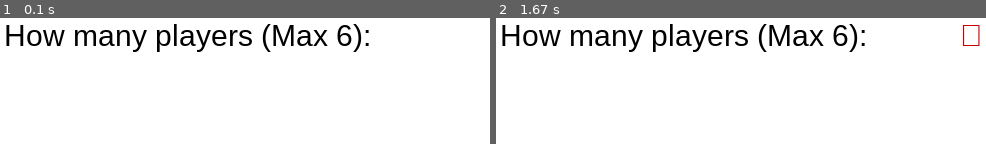
Above: before the commit, frames 1-2 (left to right).
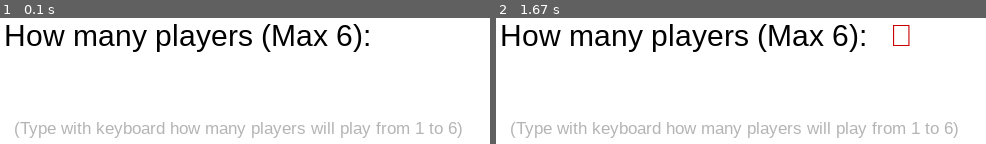
Above: after the commit, the same moments.

Repository: alumppio/ot-harjoitustyo
Game: pygame game, started from src/main.py
Two runs of this game, one before a commit and one after it. Both use one fixed random seed, a clock stepped at 60 frames per second and the inputs below.
Inputs:
- Up to frame 1 (0.1 s): no input
- Up to frame 2 (1.67 s): hold Esc 0.33-0.8 s

The runs differ from the first frame. In frame 1, 3.0% of the frame differs, in the area x 3-95%, y 82-96%; in frame 2, 3.3%, in the area x 3-99%, y 5-96%.

Commit message:
testausta päivitetty

Diff:
--- a/src/config/game_setup.py
+++ b/src/config/game_setup.py
@@ -1,6 +1,6 @@
 import pygame
 from repositories.constants import WHITE, RED, START_FONT, START_TEXT_NAME \
-    , SCREEN, START_TEXT_PLAYERS, BLACK
+    , SCREEN, START_TEXT_PLAYERS, BLACK, START_TIP_AMOUNT, START_TIP_NAMES
 from config.dice import Dices
 from config.player import Player
 from config.gui import EventHandler
@@ -20,7 +20,6 @@
     def name_setup_loop(self, player, player_number):
         '''A method that can be used to check occured events and sets the
         players name that was written'''
-        SCREEN.blit(START_TEXT_NAME, pygame.Rect(40, 300, 20, 30))
         for event in pygame.event.get():
             if event.type == pygame.KEYDOWN:
                 if event.key == pygame.K_BACKSPACE and 0 < len(self.name):
@@ -36,8 +35,8 @@
         self.draw_name_setup(name, player_number)
 
     def amount_of_players_loop(self):
-        SCREEN.blit(START_TEXT_PLAYERS, pygame.Rect(40, 300, 20, 30))
         for event in pygame.event.get():
+            print(event)
             if event.type == pygame.KEYDOWN:
                 if event.key == pygame.K_BACKSPACE and 0 < len(self.players_amount):
                     self.players_amount = self.players_amount[:-1]
@@ -86,8 +85,9 @@
 
     def draw_amount_setup(self, number):
         SCREEN.fill(WHITE)
-        SCREEN.blit(number, pygame.Rect(500, 200, 20, 30))
+        SCREEN.blit(number, pygame.Rect(430, 200, 20, 30))
         SCREEN.blit(START_TEXT_PLAYERS, pygame.Rect(40, 200, 20, 30))
+        SCREEN.blit(START_TIP_AMOUNT, pygame.Rect(50, 300, 100, 30))
         pygame.display.flip()
 
     def draw_name_setup(self, name, player_number):
@@ -97,4 +97,5 @@
         SCREEN.blit(START_TEXT_NAME, pygame.Rect(40, 200, 20, 30))
         player = START_FONT.render(f'Player{player_number+1}', True, BLACK, WHITE)
         SCREEN.blit(player, pygame.Rect(40, 150, 20, 30))
+        SCREEN.blit(START_TIP_NAMES, pygame.Rect(50, 300, 100, 30))
         pygame.display.flip()
--- a/src/config/player.py
+++ b/src/config/player.py
@@ -166,7 +166,7 @@
         for i in range(1, 7):
             if isinstance(self.minutes[i], int):
                 points += self.minutes[i]
-        if points >= 52:
+        if points >= 63:
             return points
         return 0
 
--- a/src/config/visual/draw_end_game.py
+++ b/src/config/visual/draw_end_game.py
@@ -1,6 +1,6 @@
 import pygame
 from services.connection import CONNECTION
-from repositories.constants import SCREEN, END_FONT, END_TEXT, BLACK, WHITE
+from repositories.constants import SCREEN, END_FONT, END_TEXT, BLACK, WHITE, END_TIP
 
 class DrawEndGame:
     def __init__(self):
@@ -10,6 +10,7 @@
         self.count = 1
         SCREEN.fill(WHITE)
         SCREEN.blit(END_TEXT, pygame.Rect(50, 30, 20, 30))
+        SCREEN.blit(END_TIP, pygame.Rect(30, 400, 20, 30))
         pygame.display.flip()
 
     def draw_high_scores(self):
--- a/src/repositories/constants.py
+++ b/src/repositories/constants.py
@@ -24,19 +24,27 @@
 FONT = pygame.font.SysFont('arial', 12)
 START_FONT = pygame.font.SysFont('arial', 30)
 END_FONT = pygame.font.SysFont('arial', 28)
+TIP_FONT = pygame.font.SysFont('arial', 17)
 
+START_TIP_AMOUNT = TIP_FONT.render(
+    '(Type with keyboard how many players will play from 1 to 6)', True, GRAY, WHITE)
+START_TIP_NAMES = TIP_FONT.render(
+    '(Type your name using the keyboard)', True, GRAY, WHITE)
 START_TEXT_PLAYERS = START_FONT.render(
     'How many players (Max 6):', True, BLACK, WHITE)
 START_TEXT_NAME = START_FONT.render(
     'Choose your name (Max 8 char.):', True, BLACK, WHITE)
 END_TEXT = START_FONT.render(
     'High Scores (Top 5 points):', True, RED, WHITE)
+END_TIP = TIP_FONT.render(
+    'The game will close shortly. Displaying top 5 scores (if there is that many)', True, GRAY, WHITE
+)
 
 DIRNAME = os.path.dirname(__file__)
 DATA_FILE_PATH1 = os.path.join(
     DIRNAME, "../resources/istockphoto-936431366-1024x1024.jpg")
 DATA_FILE_PATH2 = os.path.join(DIRNAME, "../resources/roll_text_picture.png")
-DATA_FILE_PATH3 = os.path.join(DIRNAME, "../resources/yatzy_paper.png")
+DATA_FILE_PATH3 = os.path.join(DIRNAME, "../resources/yatzy_paper2.png")
 
 DICE_ROLLER = pygame.transform.smoothscale(
     pygame.image.load(DATA_FILE_PATH1), (150, 80))
--- a/src/repositories/delay_time.py
+++ b/src/repositories/delay_time.py
@@ -10,7 +10,8 @@
     def delay_time(self, time):
         while self.running:
             TIMER.tick(FPS)
+            pygame.event.get()
             current_time = pygame.time.get_ticks()
-
+            pygame.display.flip()
             if current_time >= time:
                 self.running = False
--- a/src/tests/gui_test.py
+++ b/src/tests/gui_test.py
@@ -1,15 +1,146 @@
 import unittest
-import config.main_loop as main
+import pygame
+import config.gui as gui
 import config.dice as dice
 import config.player as player
-
+from repositories.constants import DICE_Y, DICE_X, DICE_A, DICE_GAP
 
 class TestGUI(unittest.TestCase):
     def setUp(self):
         self.dice = dice.Dices()
         self.player = player.Player()
         self.player.minutes['Name'] = 'testuser'
-        self.game = main.MainLoop(self.dice, self.player)
+        self.event_handler = gui.EventHandler(self.dice, self.player, 1)
+        self.false_event1 = pygame.event.Event(pygame.KEYDOWN, {'pos':(0,0), 'key':'no_key'})
+        self.false_event2 = pygame.event.Event(pygame.MOUSEMOTION, {'pos':(0,0), 'key':'no_key'})
 
-    def test_game_loop(self):
-        self.game.handle_events()
+
+    def test_select_dice_false_events(self):
+        self.event_handler.hold_dice(self.false_event1)
+        self.event_handler.hold_dice(self.false_event2)
+
+        self.assertEqual(len(self.event_handler.dices_to_hold),0)
+
+    def test_select_dice(self):
+        for i in range(5):
+            event = pygame.event.Event(pygame.MOUSEBUTTONDOWN, {'pos':
+            (DICE_X+DICE_A/2+DICE_A*i+DICE_GAP*i, DICE_Y+DICE_A/2)})
+            self.event_handler.hold_dice(event)
+
+        self.assertNotEqual(len(self.event_handler.dices_to_hold),0)
+
+    def test_undo_hold_dice(self):
+        event = pygame.event.Event(pygame.KEYDOWN, {'key': pygame.K_ESCAPE})
+        self.event_handler.undo_hold_dice(event)
+
+        self.assertEqual(len(self.event_handler.dices_to_hold),0)
+
+    def test_false_events_undo_hold_dice(self):
+        self.event_handler.undo_hold_dice(self.false_event1)
+        self.event_handler.undo_hold_dice(self.false_event2)
+
+        self.assertEqual(len(self.event_handler.dices_to_hold),0)
+
+    def test_false_roll_dice(self):
+        start_dice = self.event_handler.dices.dice
+        self.event_handler.roll_dice(self.false_event1)
+        self.event_handler.roll_dice(self.false_event2)
+
+        self.assertEqual(self.event_handler.dices.dice, start_dice)
+
+    def test_roll_dice(self):
+        event = pygame.event.Event(pygame.MOUSEBUTTONDOWN, {'pos':
+        (600, 50)})
+        self.event_handler.roll_dice(event)
+
+        self.assertNotEqual(self.event_handler.dices.roll_amount,1)
+
+    def test_set_upper_part(self):
+        for i in range(6):
+            event = pygame.event.Event(pygame.MOUSEBUTTONDOWN, {'pos':
+            (200, 170 + 25*i)})
+            self.event_handler.set_upper_part(event)
+            self.assertNotEqual(self.event_handler.player.minutes[i+1], None)
+
+
+    def test_set_lower_part_false_events(self):
+        self.event_handler.set_lower_part(self.false_event1)
+        self.event_handler.set_lower_part(self.false_event2)
+
+        self.assertEqual(self.event_handler.player.minutes['Pair'], None)
+        self.assertEqual(self.event_handler.player.minutes['Two Pair'], None)
+        self.assertEqual(self.event_handler.player.minutes['Three of a Kind'], None)
+        self.assertEqual(self.event_handler.player.minutes['Four of a Kind'], None)
+        self.assertEqual(self.event_handler.player.minutes['Small Straight'], None)
+        self.assertEqual(self.event_handler.player.minutes['Large Straight'], None)
+        self.assertEqual(self.event_handler.player.minutes['Full House'], None)
+        self.assertEqual(self.event_handler.player.minutes['Chance'], None)
+        self.assertEqual(self.event_handler.player.minutes['Yatzy'], None)
+
+
+    def test_set_pair(self):
+        event = pygame.event.Event(pygame.MOUSEBUTTONDOWN, {'pos':
+        (200, 350)})
+        self.event_handler.dices.dice = [6,6,4,4,1]
+        self.event_handler.set_pair(event)
+        self.assertNotEqual(self.event_handler.player.minutes['Pair'], 12)
+
+
+    def test_set_two_pair(self):
+        event = pygame.event.Event(pygame.MOUSEBUTTONDOWN, {'pos':
+        (200, 370)})
+        self.event_handler.dices.dice = [6,6,5,5,1]
+        self.event_handler.set_two_pair(event)
+        self.assertNotEqual(self.event_handler.player.minutes['Two Pair'], 22)
+
+
+    def test_set_3_of_a_kind(self):
+        event = pygame.event.Event(pygame.MOUSEBUTTONDOWN, {'pos':
+        (200, 400)})
+        self.event_handler.set_3_of_a_kind(event)
+        self.assertNotEqual(self.event_handler.player.minutes['Three of a Kind'], None)
+
+
+    def test_set_4_of_a_kind(self):
+        event = pygame.event.Event(pygame.MOUSEBUTTONDOWN, {'pos':
+        (200, 420)})
+        self.event_handler.set_4_of_a_kind(event)
+        self.assertNotEqual(self.event_handler.player.minutes['Four of a Kind'], None)
+
+
+    def test_set_small_straight(self):
+        event = pygame.event.Event(pygame.MOUSEBUTTONDOWN, {'pos':
+        (200, 450)})
+        self.event_handler.set_small_straight(event)
+        self.assertNotEqual(self.event_handler.player.minutes['Small Straight'], None)
+
+    def test_set_large_straight(self):
+        event = pygame.event.Event(pygame.MOUSEBUTTONDOWN, {'pos':
+        (200, 480)})
+        self.event_handler.set_large_straight(event)
+        self.assertNotEqual(self.event_handler.player.minutes['Large Straight'], None)
+
+    def test_set_full_house(self):
+        event = pygame.event.Event(pygame.MOUSEBUTTONDOWN, {'pos':
+        (200, 500)})
+        self.event_handler.set_full_house(event)
+        self.assertNotEqual(self.event_handler.player.minutes['Full House'], None)
+
+    def test_set_chance(self):
+        event = pygame.event.Event(pygame.MOUSEBUTTONDOWN, {'pos':
+        (200, 530)})
+        self.event_handler.set_chance(event)
+        self.assertNotEqual(self.event_handler.player.minutes['Chance'], None)
+
+    def test_set_yatzy(self):
+        event = pygame.event.Event(pygame.MOUSEBUTTONDOWN, {'pos':
+        (200, 540)})
+        self.event_handler.set_yatzy(event)
+        self.assertNotEqual(self.event_handler.player.minutes['Yatzy'], None)
+
+    def test_next_turn(self):
+        self.event_handler.dices.roll_dice([])
+        self.event_handler.next_turn()
+
+        self.assertEqual(self.event_handler.running, False)
+        self.assertEqual(self.event_handler.dices.roll_amount, 1)
--- /dev/null
+++ b/src/tests/main_loop_test.py
@@ -0,0 +1,6 @@
+import unittest
+import pygame
+from config.main_loop import MainLoop
+
+class TestMainLoop(unittest.TestCase):
+    def setUp(self):
--- a/tasks.py
+++ b/tasks.py
@@ -1,8 +1,13 @@
 from invoke import task
 
 @task
+def build(ctx):
+    ctx.run("python3 src/services/build.py", pty=True)
+    # Builds the high score database file
+
+@task
 def start(ctx):
-    ctx.run("python3 src/main.py", pty=True) #When the game is ready
+    ctx.run("python3 src/main.py", pty=True)
 
 @task
 def test(ctx):
Not shown, changed: README.md
Binary file added: src/resources/yatzy_paper2.png
Not shown, changed: .gitignore
Not shown, changed: dokumentaatio/kayttoohje.md
